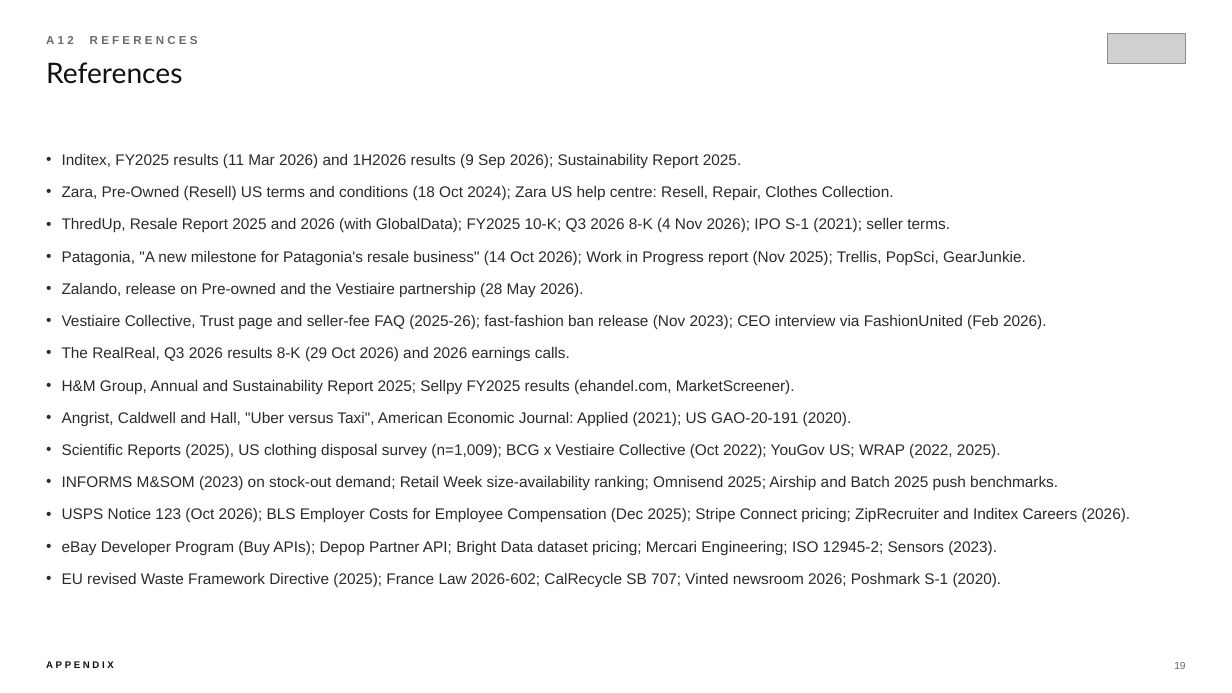
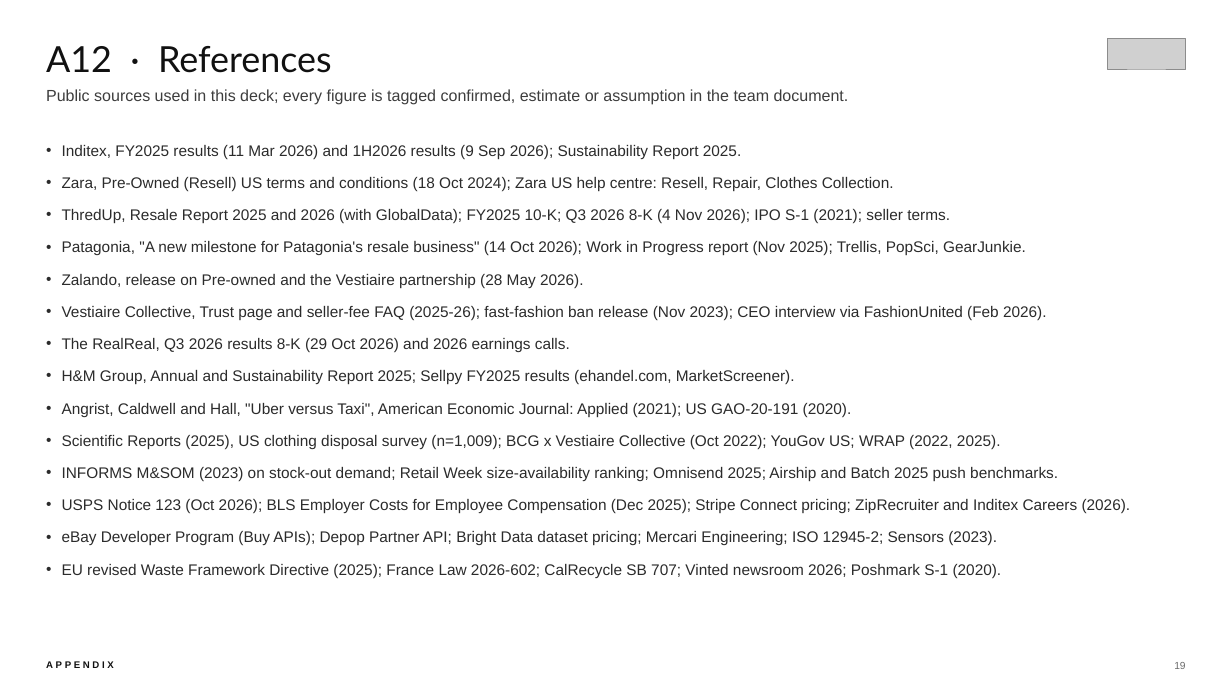
Before and after one commit to aryaKanna09/sparta-state-engine, a slide deck: slide 19 of zara-case-mockup/deck/ZARA_ReLoop_Deck.pptx. Drawn at 1232x693 pixels with LibreOffice and Linux fonts; fonts in the diff are those of the drawing; grey boxes stand for pictures. Boxes give left, top, right and bottom in pixels: in the first picture for what was removed or moved away, otherwise in the second. Text is boxed around its words. In the diff, an @@ line names an element or a change of style, - is before the commit and + after.

```diff
--- a/zara-case-mockup/deck/ZARA_ReLoop_Deck.pptx
+++ b/zara-case-mockup/deck/ZARA_ReLoop_Deck.pptx
@@ text "A12 · References" at (x1=46, y1=46, x2=332, y2=73): vertical alignment top to bottom @@
@@ text at (x1=46, y1=46, x2=332, y2=73): text changed; size 9 to 28 pt; font Arial to Lato; text colour #6B6B6B to #111111; bold off @@
-A12 REFERENCES
+A12 · References
@@ picture moved from (x1=1107, y1=33, x2=1186, y2=64) to (x1=1107, y1=39, x2=1186, y2=69) @@
@@ text at (x1=46, y1=89, x2=849, y2=105): text changed; size 22 to 12.5 pt; font Lato to Arial; text colour #111111 to #3D3D3D @@
-References
+Public sources used in this deck; every figure is tagged confirmed, estimate or assumption in the team document.
@@ text "Inditex, FY2025 results (11 Mar ..." moved from (x1=62, y1=154, x2=1131, y2=587) to (x1=62, y1=145, x2=1131, y2=578) @@
```
Also in this commit, not shown: 17 other slides changed, 3 other files.
